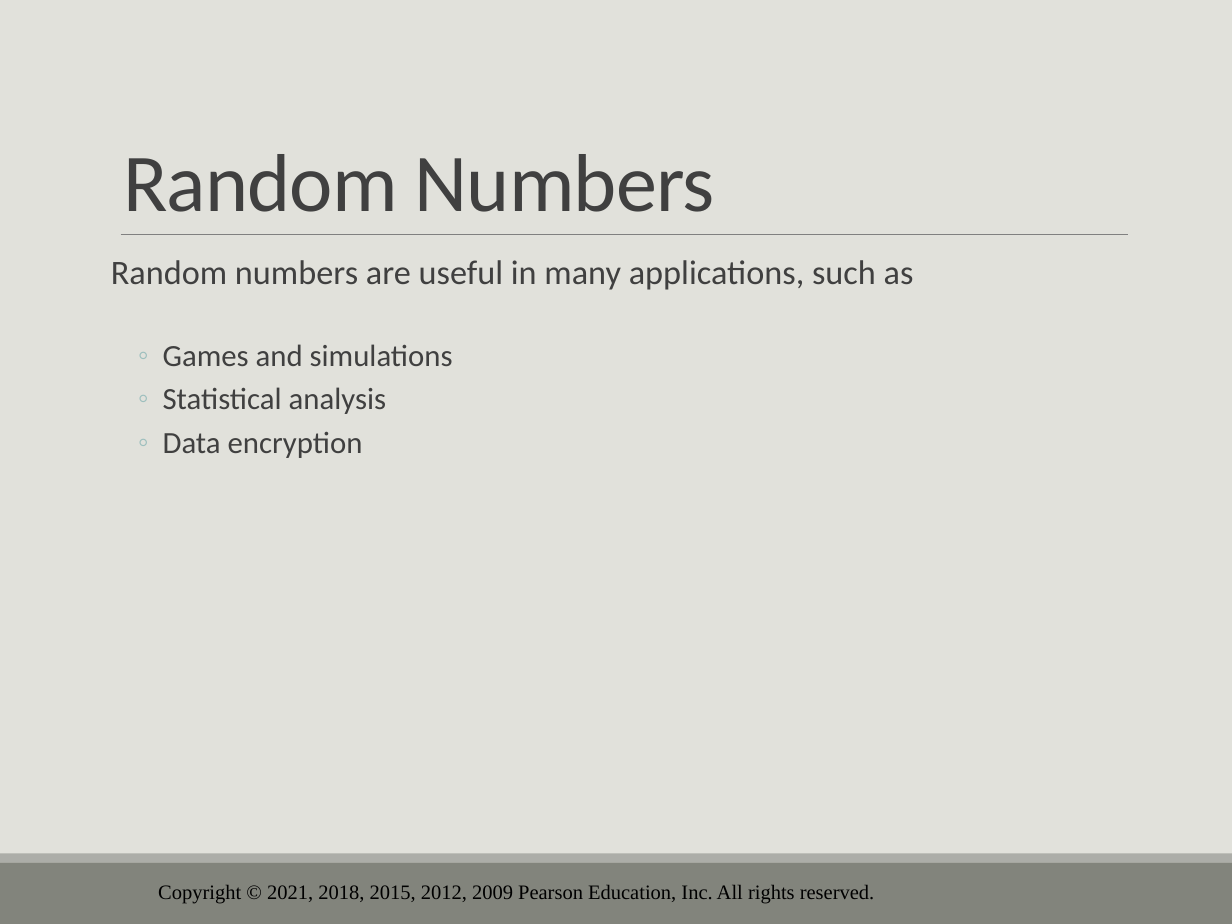
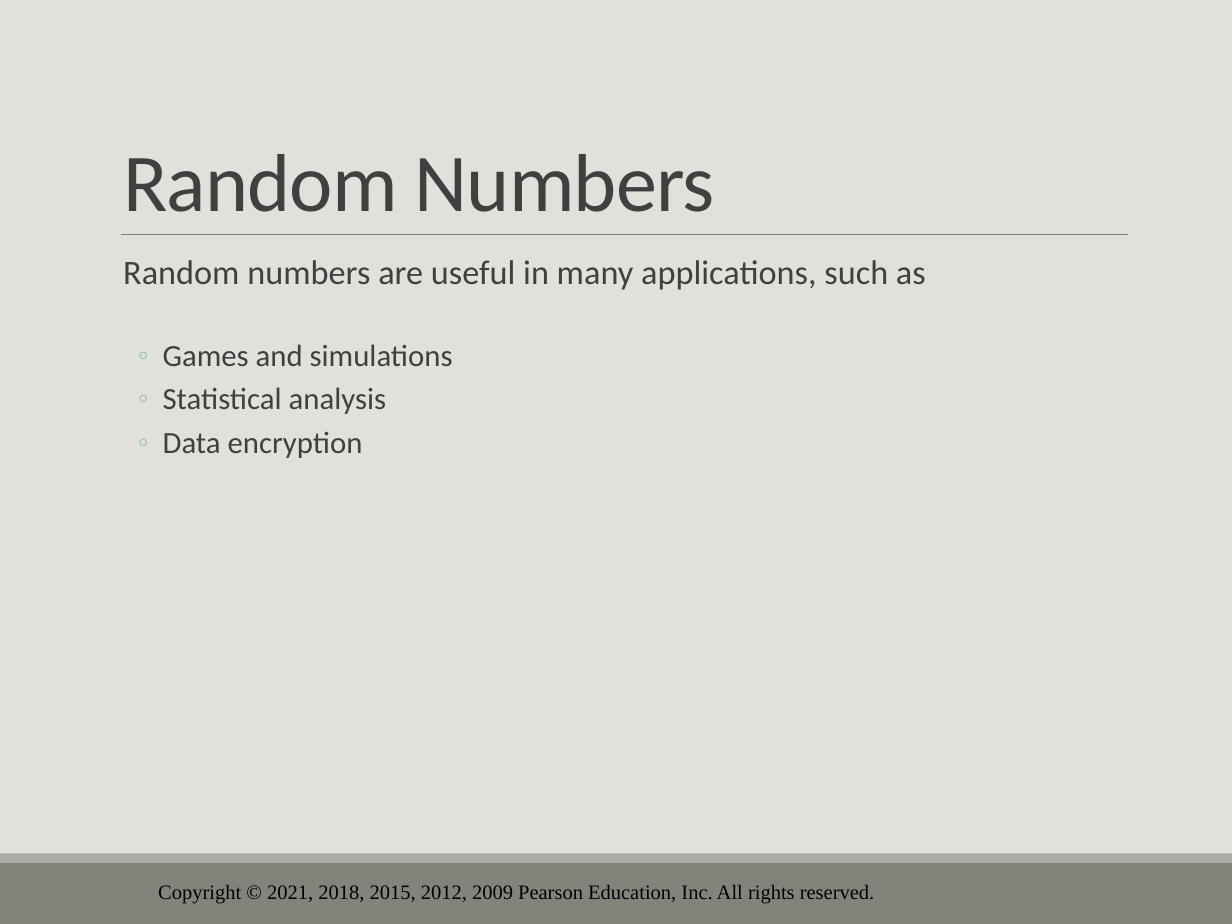
Before and after one commit to drolsonmi/eng1400, a slide deck: slide 52 of 1400_03_Expressions and Interactivity.pptx (slide 57 before the commit). Drawn at 1232x924 pixels with LibreOffice and Linux fonts; fonts in the diff are those of the drawing; background and template pictures are left out. Boxes give left, top, right and bottom in pixels: in the first picture for what was removed or moved away, otherwise in the second. Text is boxed around its words. In the diff, an @@ line names an element or a change of style, - is before the commit and + after.

```diff
--- a/1400_03_Expressions and Interactivity.pptx
+++ b/1400_03_Expressions and Interactivity.pptx
@@ text at <box>123,260,926,290</box>: bullet none to   @@
```
Also in this commit, not shown: 7 other slides changed, 1 slide added, 6 slides removed, 5 other files.
